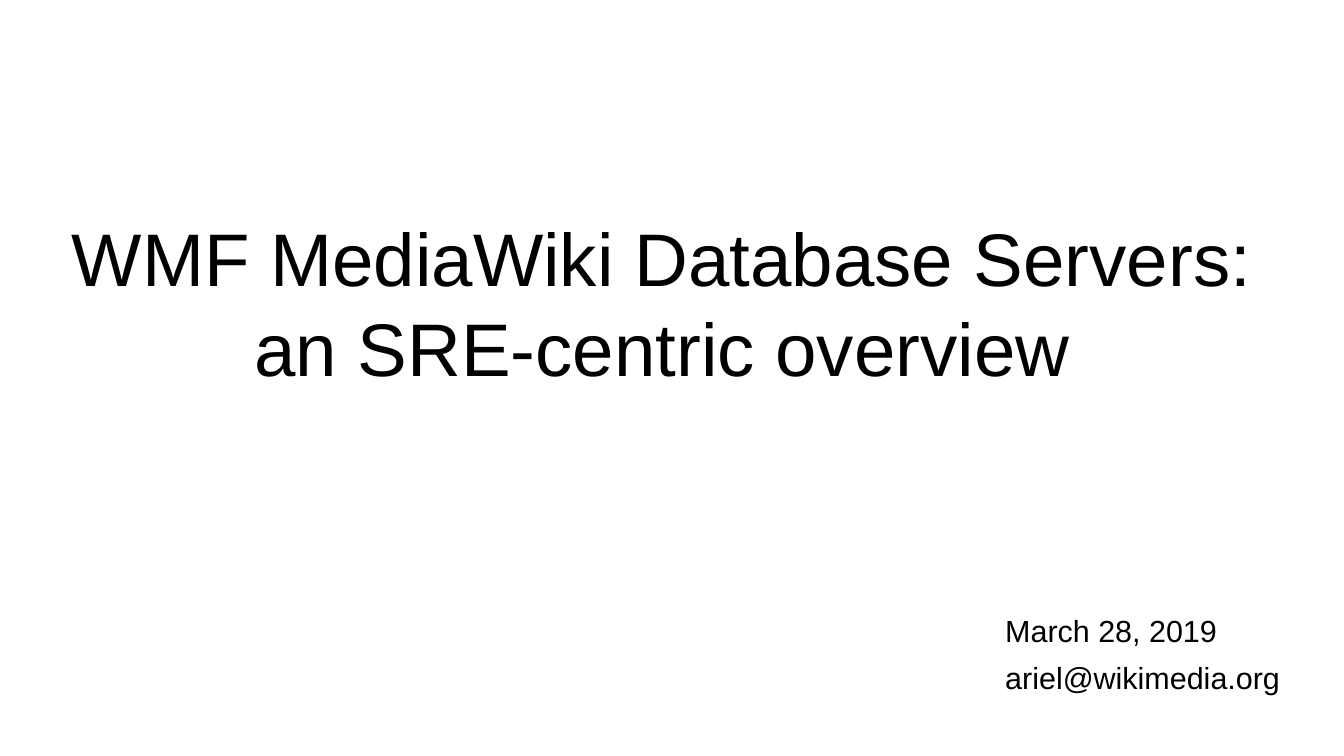
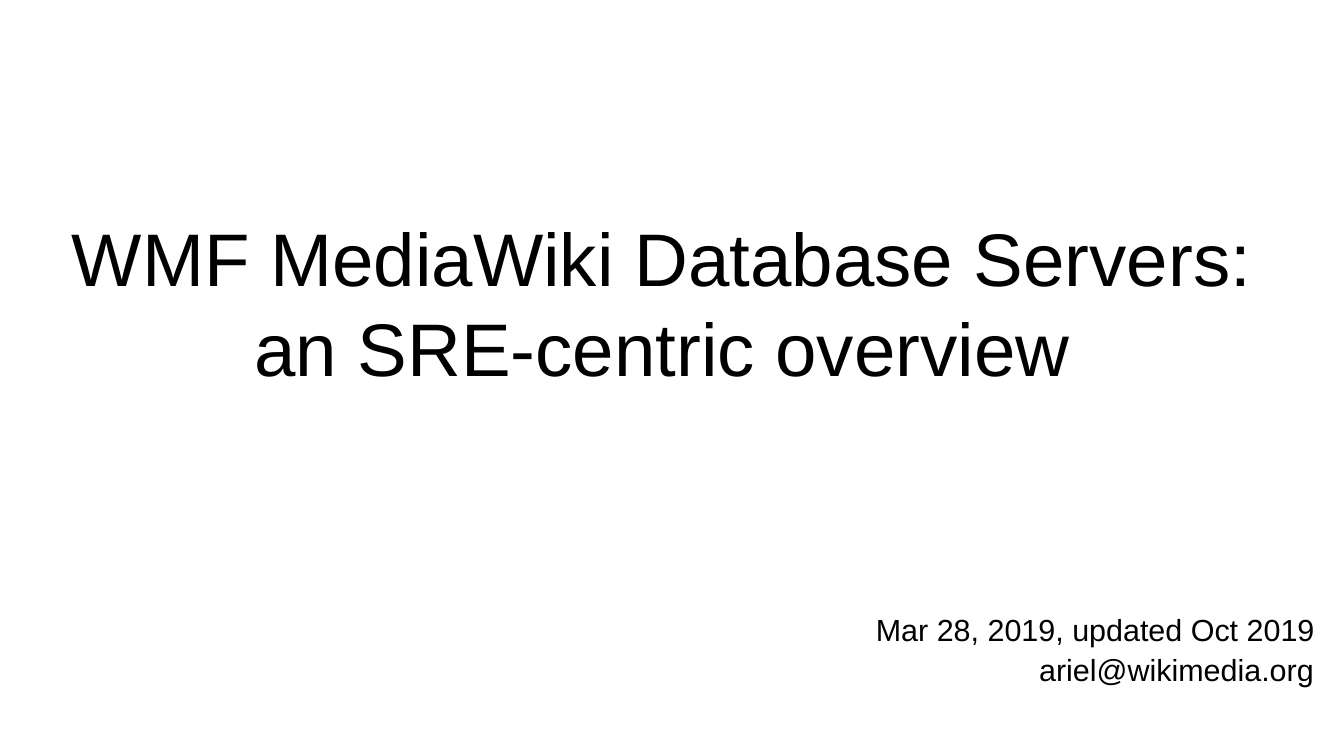
Before and after one commit to apergos/wikitalks, a slide deck: slide 1 of wmf-mw-db-servers.odp. Drawn at 1344x756 pixels with LibreOffice and Linux fonts; fonts in the diff are those of the drawing. Boxes give left, top, right and bottom in pixels: in the first picture for what was removed or moved away, otherwise in the second. Text is boxed around its words. In the diff, an @@ line names an element or a change of style, - is before the commit and + after.

Commit message:
update db servers talk to reflect partial move of db config to etcd

```diff
--- a/wmf-mw-db-servers.odp
+++ b/wmf-mw-db-servers.odp
@@ text at [876, 619, 1315, 647]: text changed @@
-March 28, 2019
+Mar 28, 2019, updated Oct 2019
@@ text "ariel@wikimedia.org": place and size @@
-text "ariel@wikimedia.org" at [1005, 667, 1280, 695]
+text "ariel@wikimedia.org" at [1039, 659, 1314, 687]
```
Also in this commit, not shown: 3 other slides changed, 1 slide added.
